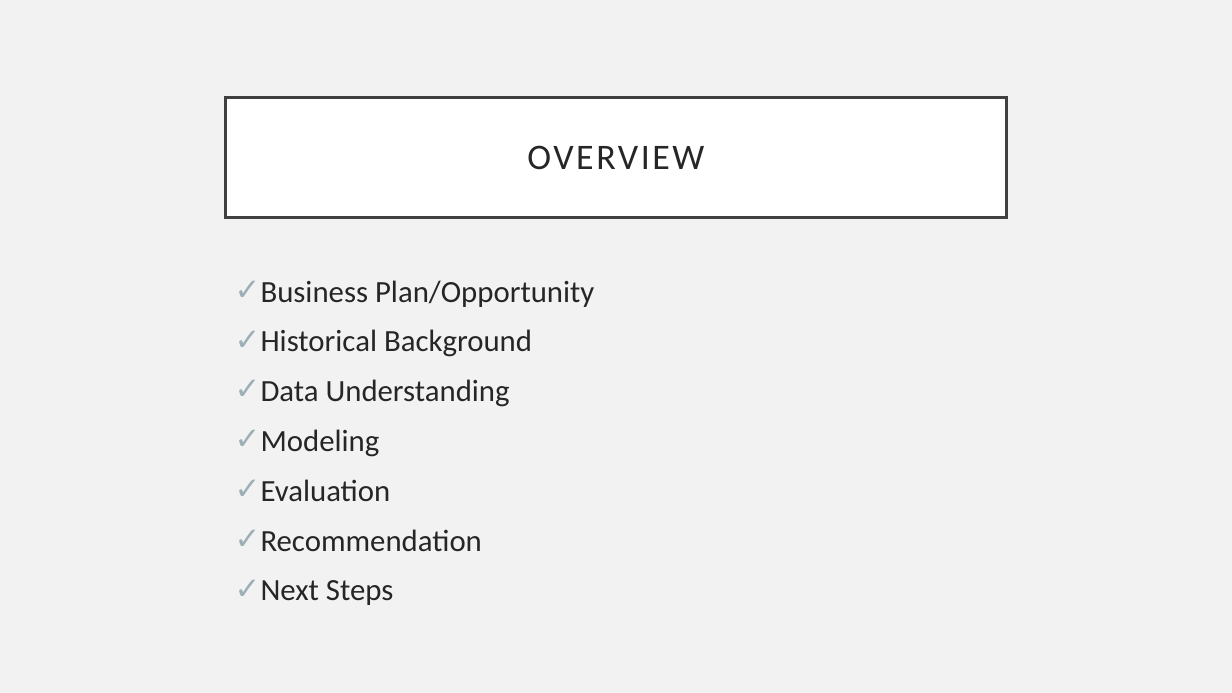
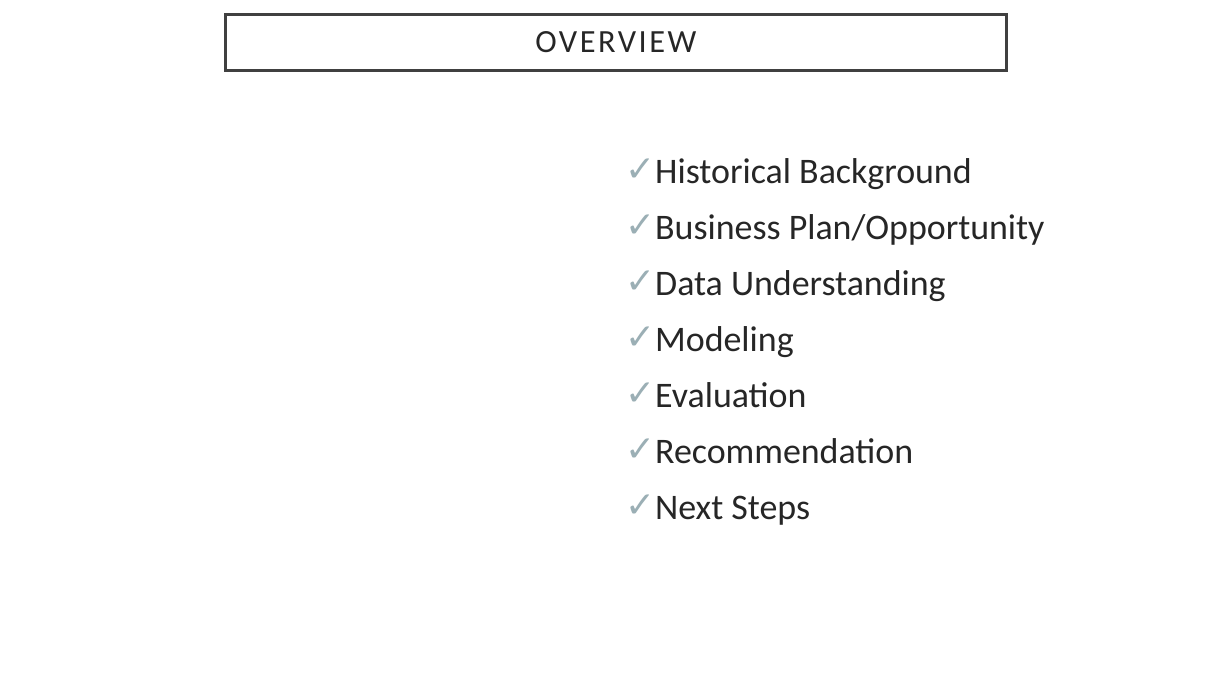
Before and after one commit to PattiCakes59/Chest-X-Ray-Examination, a slide deck: slide 2 of PneumoniaPresentation.pptx. Drawn at 1232x693 pixels with LibreOffice and Linux fonts; fonts in the diff are those of the drawing; background and template pictures are left out. Boxes give left, top, right and bottom in pixels: in the first picture for what was removed or moved away, otherwise in the second. Text is boxed around its words. In the diff, an @@ line names an element or a change of style, - is before the commit and + after.

```diff
--- a/PneumoniaPresentation.pptx
+++ b/PneumoniaPresentation.pptx
@@ background #F2F2F2 to picture (left out) @@
@@ title "OVERVIEW": place and size @@
-title "OVERVIEW" at (226,97,1006,217)
+title "OVERVIEW" at (226,15,1006,71)
@@ title "OVERVIEW" at (226,15,1006,71): size 28 to 25.2 pt @@
@@ text "Historical Background": place and size @@
-text "Historical Background" at (261,280,594,605)
+text "Historical Background" at (655,158,1045,525)
@@ text at (655,158,971,189): paragraph added @@
+✓ Historical Background
@@ text at (655,214,1045,525): size 24 to 28 pt in "Business Plan/Opportunity", "Data Understanding", "Modeling", "Evaluation" and 2 more places @@
@@ text at (261,329,532,357): paragraph removed @@
-✓ Historical Background
```
Also in this commit, not shown: 4 other slides changed, 5 slides added, 4 slides removed.
